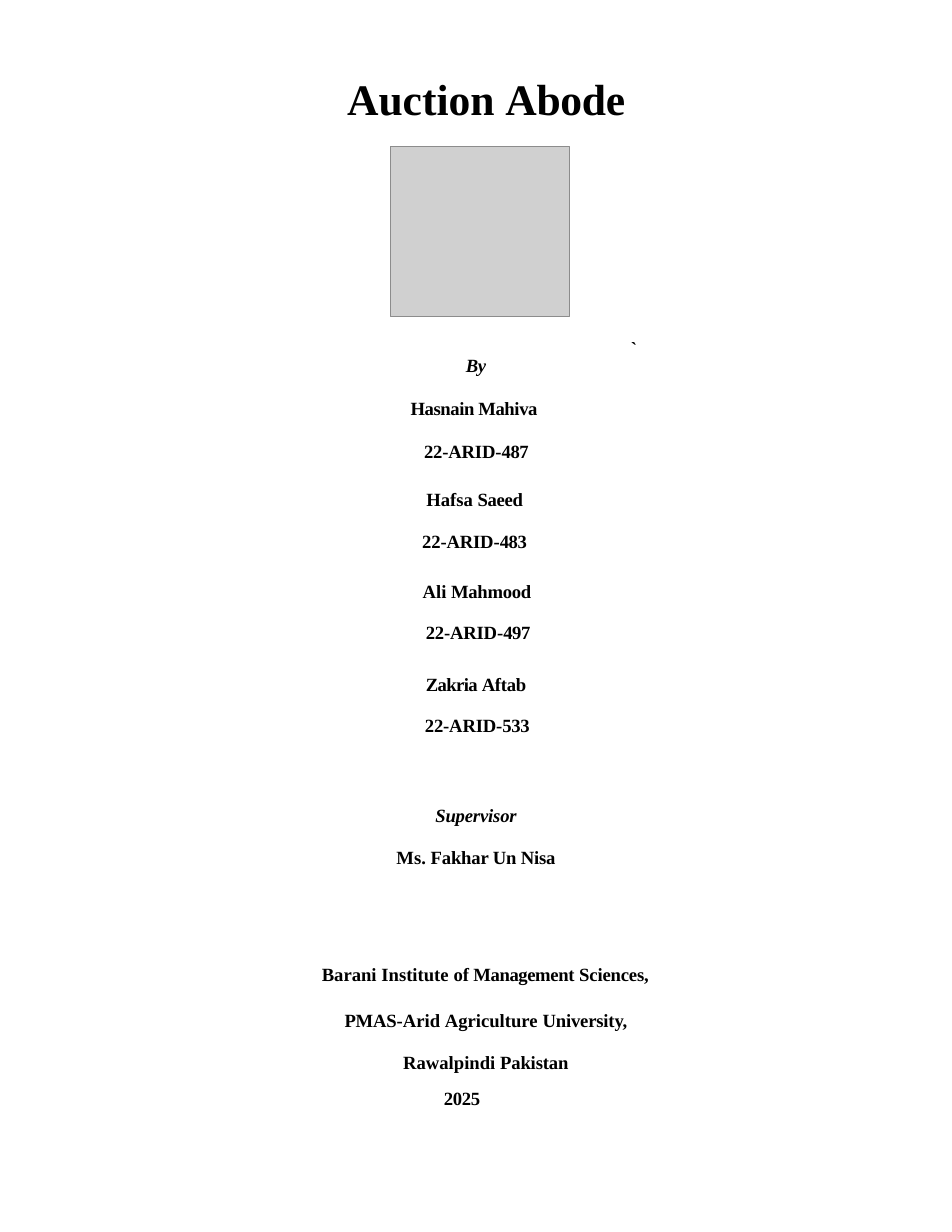
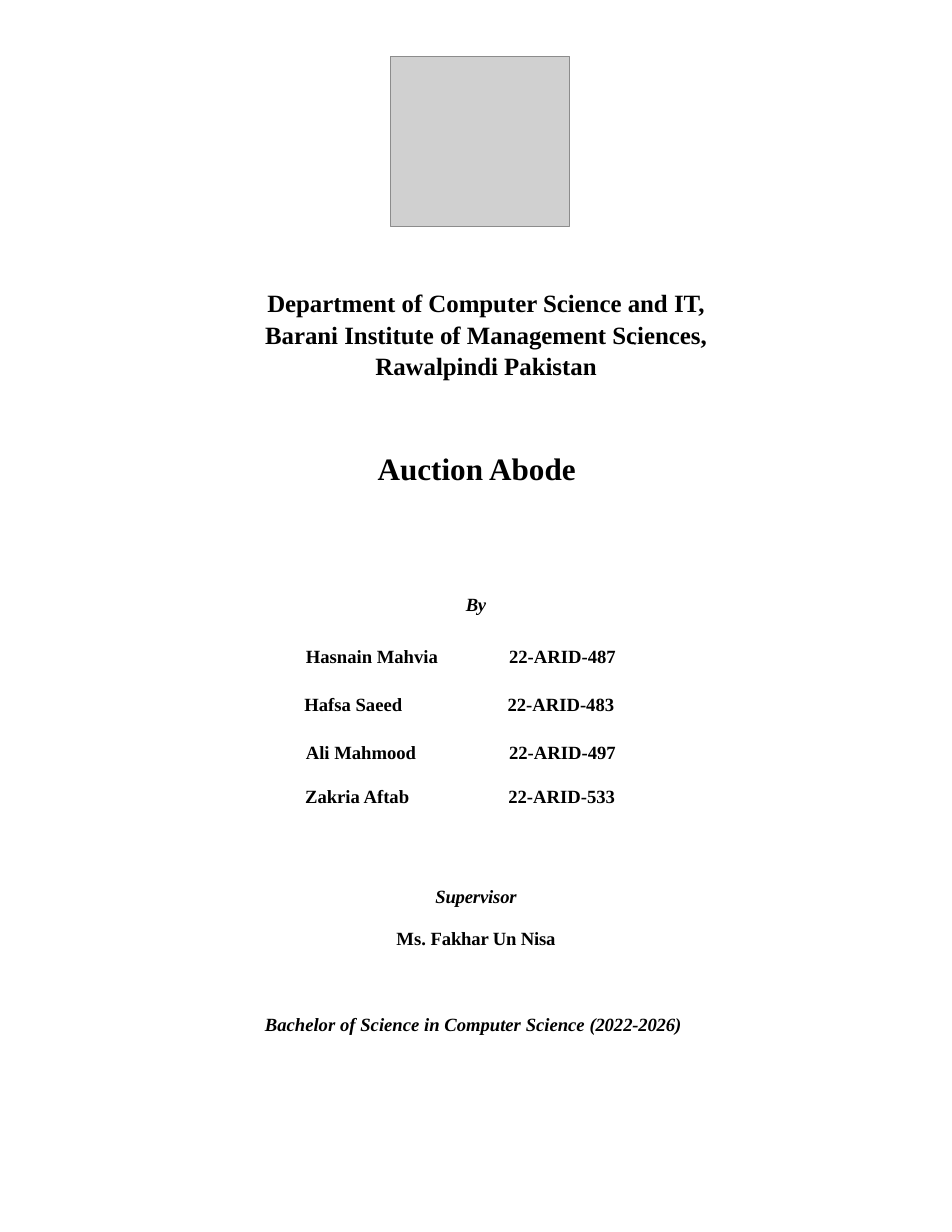
Before and after one commit to Hasnain-malikk/Auction-abode-frontend, a slide deck: slide 1 of Final Docu Auction.pptx. Drawn at 952x1232 pixels with LibreOffice and Linux fonts; fonts in the diff are those of the drawing; grey boxes stand for pictures. Boxes give left, top, right and bottom in pixels: in the first picture for what was removed or moved away, otherwise in the second. Text is boxed around its words. In the diff, an @@ line names an element or a change of style, - is before the commit and + after.

```diff
--- a/Final Docu Auction.pptx
+++ b/Final Docu Auction.pptx
@@ picture: place and size @@
-picture at <box>390,147,569,317</box>
+picture at <box>390,56,569,226</box>
@@ text added at <box>265,294,706,381</box>, 16 pt, text #000000, bold @@
+Department of Computer Science and IT,
+Barani Institute of Management Sciences,
+Rawalpindi Pakistan
@@ text at <box>411,402,537,459</box>: paragraphs removed @@
-Hasnain Mahiva
-22-ARID-487
@@ text "Auction Abode": place and size @@
-text "Auction Abode" at <box>347,84,625,116</box>
+text "Auction Abode" at <box>378,458,576,481</box>
@@ text "Auction Abode" at <box>378,458,576,481</box>: size 28 to 20 pt; letter spacing -0.2 to 0 pt in "Abode" @@
@@ text at <box>426,493,523,507</box>: paragraph removed @@
-Hafsa Saeed
@@ text "By": place and size @@
-text "By" at <box>411,359,537,459</box>
+text "By" at <box>466,598,486,615</box>
@@ text at <box>423,585,531,599</box>: paragraph removed @@
-Ali Mahmood
@@ text added at <box>306,650,438,664</box>, 12 pt, text #000000, bold @@
+Hasnain Mahvia
@@ text added at <box>509,650,616,664</box>, 12 pt, text #000000, bold @@
+22-ARID-487
@@ text at <box>426,678,526,691</box>: paragraph removed @@
-Zakria Aftab
@@ text added at <box>304,698,403,712</box>, 12 pt, text #000000, bold @@
+Hafsa Saeed
@@ text "22-ARID-483": place and size @@
-text "22-ARID-483" at <box>422,493,527,549</box>
+text "22-ARID-483" at <box>508,698,615,712</box>
@@ text "22-ARID-483" at <box>508,698,615,712</box>: letter spacing -0.1 to 0 pt, letter spacing -0.2 to 0 pt in "22-ARID-483"; alignment centre to left; less space between paragraphs @@
@@ text added at <box>306,746,416,760</box>, 12 pt, text #000000, bold @@
+Ali Mahmood
@@ text "22-ARID-497": place and size @@
-text "22-ARID-497" at <box>423,585,531,640</box>
+text "22-ARID-497" at <box>509,746,616,760</box>
@@ text "22-ARID-497" at <box>509,746,616,760</box>: letter spacing -0.1 to 0 pt, letter spacing -0.2 to 0 pt in "22-ARID-497"; alignment centre to left; indent changed; less space between paragraphs @@
@@ text added at <box>305,790,410,803</box>, 12 pt, text #000000, bold @@
+Zakria Aftab
@@ text "22-ARID-533": place and size @@
-text "22-ARID-533" at <box>425,678,530,733</box>
+text "22-ARID-533" at <box>508,790,615,804</box>
@@ text "22-ARID-533" at <box>508,790,615,804</box>: letter spacing -0.1 to 0 pt, letter spacing -0.2 to 0 pt in "22-ARID-533"; alignment centre to left; indent changed; less space between paragraphs @@
@@ text "Supervisor": place and size @@
-text "Supervisor" at <box>396,809,556,865</box>
+text "Supervisor" at <box>396,890,556,946</box>
@@ text removed at <box>322,968,649,1106</box> @@
-Barani Institute of Management Sciences,
-PMAS-Arid Agriculture University, Rawalpindi Pakistan
-2025
@@ text added at <box>265,1018,682,1035</box>, 12 pt, text #000000, bold, italic @@
+Bachelor of Science in Computer Science (2022-2026)
```
Also in this commit, not shown: 1 other slide changed.
